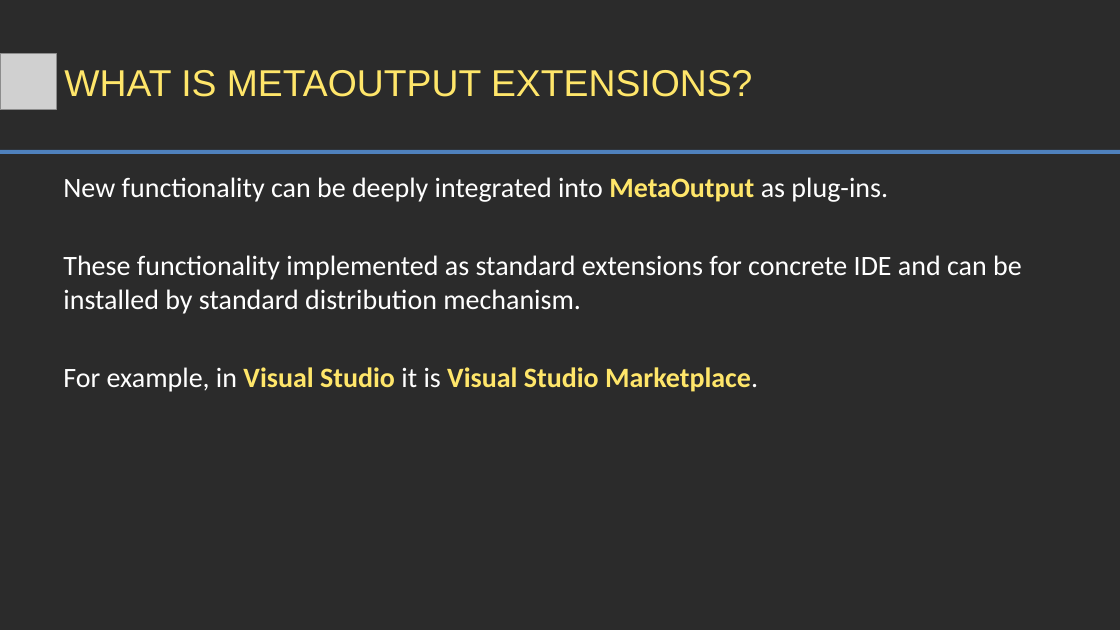
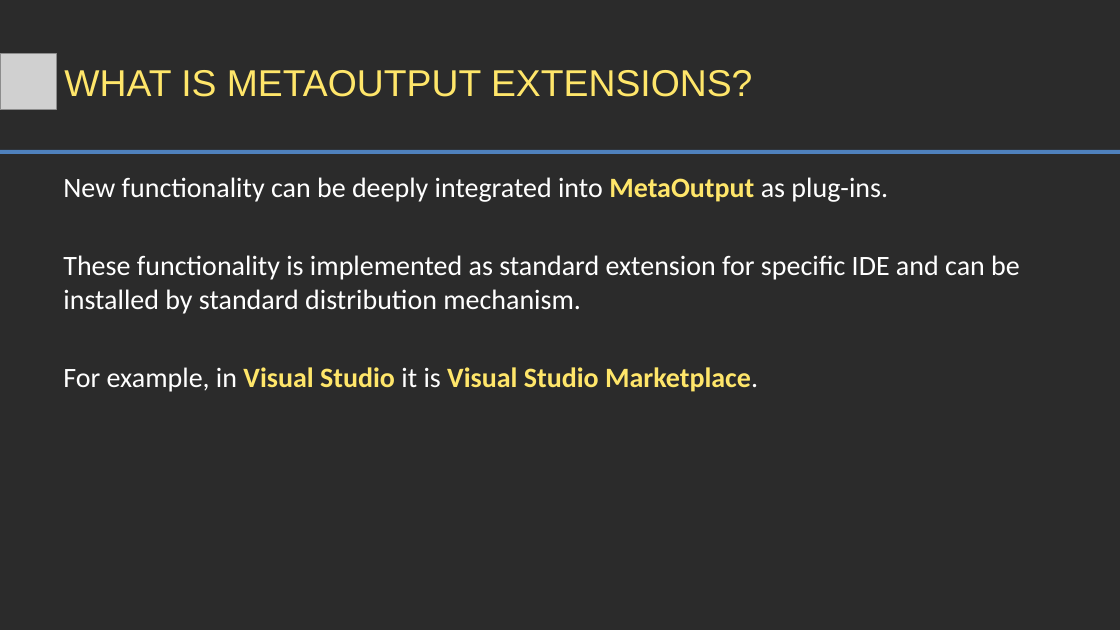
Before and after one commit to viacheslav-lozinskyi/MetaOutput, a slide deck: slide 2 of resource/document/MetaOutput - Extensions.pptx. Drawn at 1120x630 pixels with LibreOffice and Linux fonts; fonts in the diff are those of the drawing; grey boxes stand for pictures; background and template pictures are left out; a plain dark background stands for a picture behind light text. Boxes give left, top, right and bottom in pixels: in the first picture for what was removed or moved away, otherwise in the second. Text is boxed around its words. In the diff, an @@ line names an element or a change of style, - is before the commit and + after.

```diff
--- a/resource/document/MetaOutput - Extensions.pptx
+++ b/resource/document/MetaOutput - Extensions.pptx
@@ text at (63,255,1020,314): text changed @@
-These functionality implemented as standard extensions for concrete IDE and can be installed by standard distribution mechanism.
+These functionality is implemented as standard extension for specific IDE and can be installed by standard distribution mechanism.
```
Also in this commit, not shown: 1 other slide changed, 1 other file.
